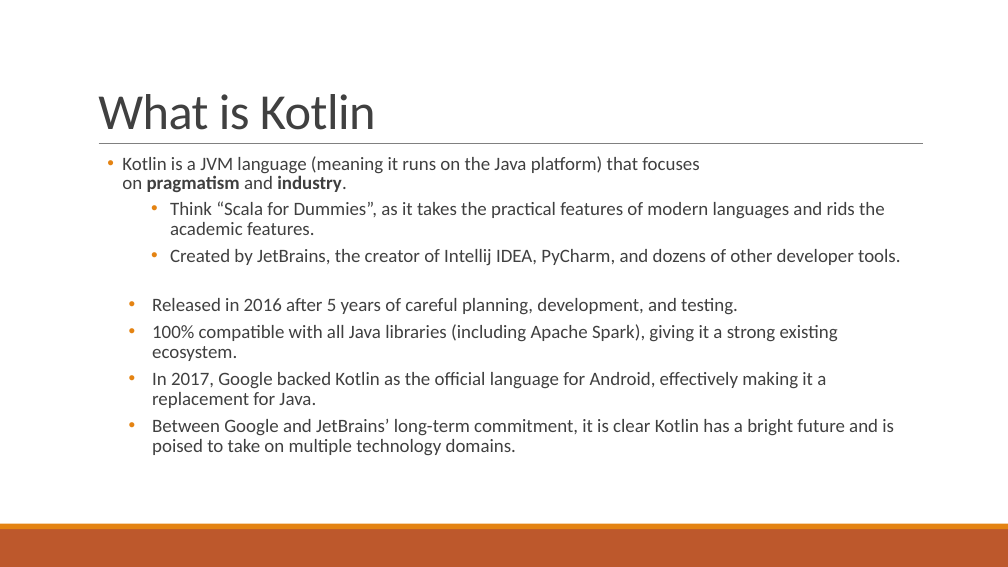
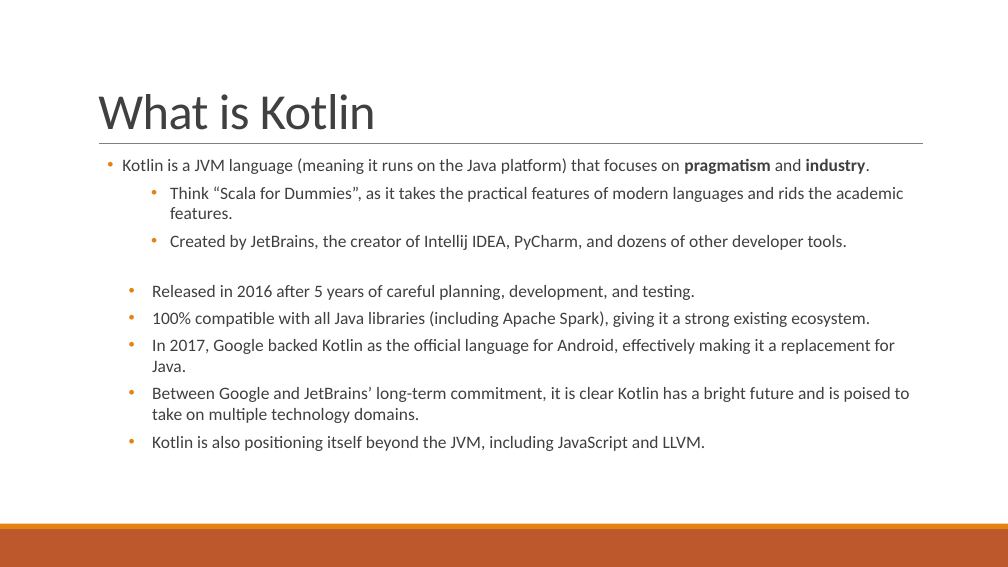
Before and after one commit to thomasnield/oreilly_kotlin_for_data_science, a slide deck: slide 5 of 1. From Data Science to Production with Kotlin/oreilly_from_data_science_to_production_with_kotlin.pptx. Drawn at 1008x567 pixels with LibreOffice and Linux fonts; fonts in the diff are those of the drawing. Boxes give left, top, right and bottom in pixels: in the first picture for what was removed or moved away, otherwise in the second. Text is boxed around its words. In the diff, an @@ line names an element or a change of style, - is before the commit and + after.

Commit message:
update ppt

```diff
--- a/1. From Data Science to Production with Kotlin/oreilly_from_data_science_to_production_with_kotlin.pptx
+++ b/1. From Data Science to Production with Kotlin/oreilly_from_data_science_to_production_with_kotlin.pptx
@@ text at <box>122,158,910,423</box>: size 18 to 16.6 pt; line spacing 0.8 to 0.9; line spacing 0.9 to 1 @@
@@ text at <box>152,436,706,451</box>: paragraph added @@
+  • Kotlin is also positioning itself beyond the JVM, including JavaScript and LLVM.
```
